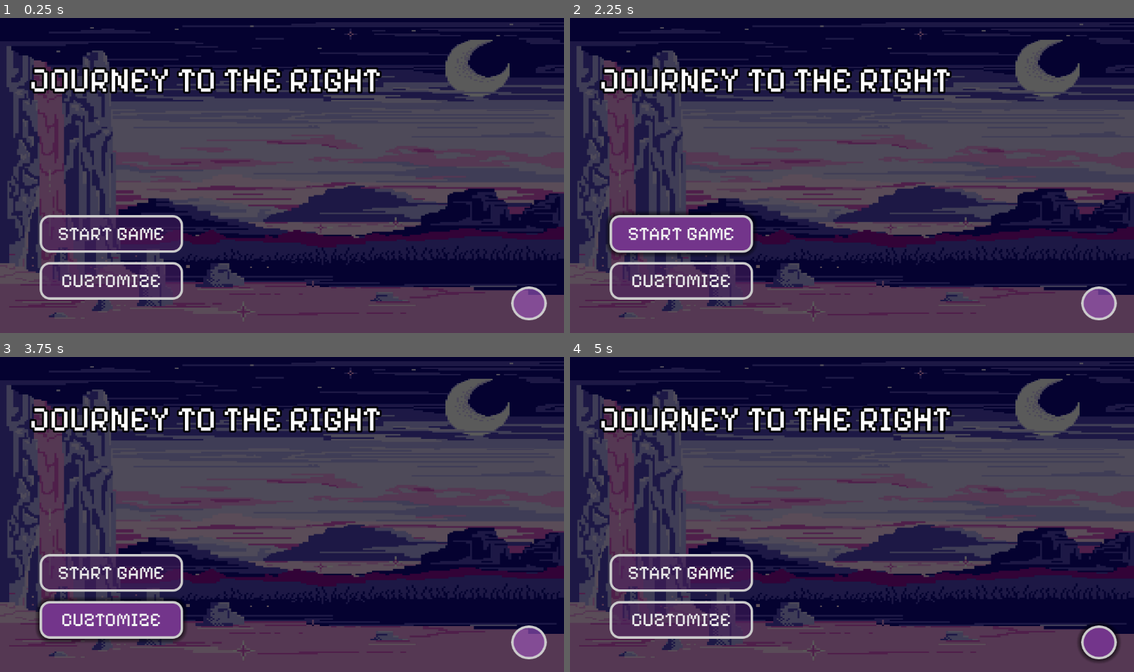
Above: before the commit, frames 1-4 (two rows, left to right).
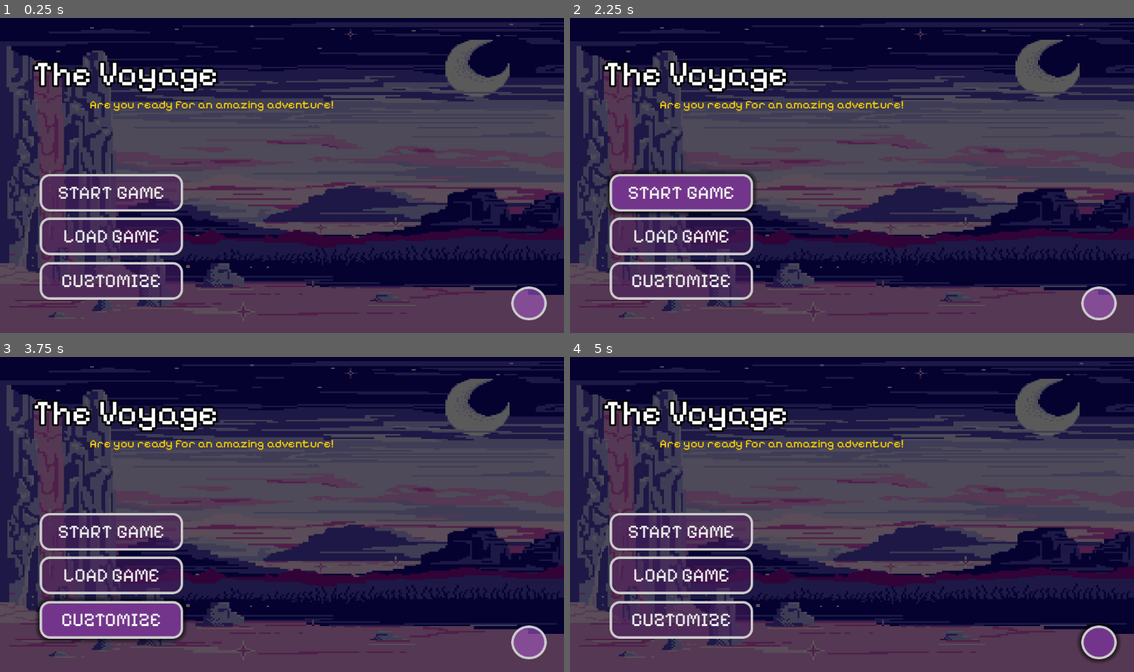
Above: after the commit, the same moments.

Repository: Sh4y-Cormac/MINI-IT-PROJECT-2-10
Game: Godot game, scene res://GUI Stuff/StartMenu.tscn
The game is run twice, just before and just after one commit, with the same random seed, the same clock (stepped at 60 frames per second) and the same inputs.
Inputs (mouse positions are in pixels of both pictures, inside the frame that each line leads up to):
- Up to frame 1 (0.25 s): no input
- Up to frame 2 (2.25 s): click (1100, 304) at 0.5 s; click (682, 235) at 1.25 s, where only the run after the commit has a clickable "LOAD GAME"; click "START GAME" at 2 s
- Up to frame 3 (3.75 s): click "START GAME" at 2.75 s; click "CUZTOMIZE" at 3.5 s
- Up to frame 4 (5 s): click (1100, 643) at 4.25 s

The runs differ from the first frame. In frame 1, 7.0% of the frame differs, in the area x 5-68%, y 13-76%; in frame 2, 11%; in frame 3, 7.0%; in frame 4, 7.0%.

Commit message:
Start Menu
Added Load Button

Diff:
--- a/GUI Stuff/StartMenu.tscn
+++ b/GUI Stuff/StartMenu.tscn
@@ -102,21 +102,32 @@
 grow_vertical = 2
 theme_override_styles/panel = SubResource("StyleBoxTexture_aeyej")
 
+[node name="Label2" type="Label" parent="."]
+layout_mode = 0
+offset_left = 183.0
+offset_top = 166.0
+offset_right = 681.0
+offset_bottom = 196.0
+theme_override_colors/font_color = Color(0.974205, 0.820676, 0, 1)
+theme_override_fonts/font = ExtResource("2_aeyej")
+theme_override_font_sizes/font_size = 25
+text = "Are you ready for an amazing adventure!"
+
 [node name="Label" type="Label" parent="."]
 layout_mode = 1
 anchors_preset = 5
 anchor_left = 0.5
 anchor_right = 0.5
-offset_left = -516.0
-offset_top = 89.0
-offset_right = 204.0
-offset_bottom = 174.0
+offset_left = -509.0
+offset_top = 76.0
+offset_right = -85.0
+offset_bottom = 165.0
 grow_horizontal = 2
 theme_override_constants/outline_size = 15
 theme_override_constants/shadow_outline_size = 10
 theme_override_fonts/font = ExtResource("2_aeyej")
 theme_override_font_sizes/font_size = 70
-text = "JOURNEY TO THE RIGHT"
+text = "The Voyage"
 
 [node name="Button" type="Button" parent="."]
 layout_mode = 0
@@ -132,9 +143,9 @@
 [node name="Button2" type="Button" parent="."]
 layout_mode = 2
 offset_left = 81.0
-offset_top = 407.0
+offset_top = 323.0
 offset_right = 374.0
-offset_bottom = 484.0
+offset_bottom = 400.0
 size_flags_vertical = 3
 theme_override_colors/font_hover_pressed_color = Color(0.912289, 0.912289, 0.912289, 1)
 theme_override_colors/font_color = Color(0.912289, 0.912289, 0.912289, 1)
@@ -149,6 +160,7 @@
 text = "START GAME"
 
 [node name="Button3" type="Button" parent="."]
+layout_mode = 0
 offset_left = 81.0
 offset_top = 503.0
 offset_right = 374.0
@@ -166,12 +178,30 @@
 theme_override_styles/normal = SubResource("StyleBoxFlat_8s7a6")
 text = "CUZTOMIZE"
 
+[node name="Button4" type="Button" parent="."]
+offset_left = 81.0
+offset_top = 412.0
+offset_right = 374.0
+offset_bottom = 489.0
+size_flags_vertical = 3
+theme_override_colors/font_hover_pressed_color = Color(0.912289, 0.912289, 0.912289, 1)
+theme_override_colors/font_color = Color(0.912289, 0.912289, 0.912289, 1)
+theme_override_colors/font_focus_color = Color(0.912289, 0.912289, 0.912289, 1)
+theme_override_colors/font_pressed_color = Color(0.912289, 0.912289, 0.912289, 1)
+theme_override_fonts/font = ExtResource("2_aeyej")
+theme_override_font_sizes/font_size = 39
+theme_override_styles/focus = SubResource("StyleBoxEmpty_jp6q8")
+theme_override_styles/hover = SubResource("StyleBoxFlat_hif8q")
+theme_override_styles/pressed = SubResource("StyleBoxFlat_aeyej")
+theme_override_styles/normal = SubResource("StyleBoxFlat_8s7a6")
+text = "LOAD GAME"
+
 [node name="Clicking And Hovering" type="AudioStreamPlayer2D" parent="."]
 stream = ExtResource("4_rpgdu")
 
 [node name="AudioStreamPlayer" type="AudioStreamPlayer" parent="."]
 stream = ExtResource("5_rpgdu")
-volume_db = -15.0
+volume_db = -20.0
 autoplay = true
 
 [connection signal="mouse_entered" from="Button" to="." method="_on_button_mouse_entered"]
@@ -180,3 +210,7 @@
 [connection signal="pressed" from="Button2" to="." method="_on_button_2_pressed"]
 [connection signal="mouse_entered" from="Button3" to="." method="_on_button_3_mouse_entered"]
 [connection signal="pressed" from="Button3" to="." method="_on_button_3_pressed"]
+[connection signal="mouse_entered" from="Button4" to="." method="_on_button_4_mouse_entered"]
+[connection signal="mouse_entered" from="Button4" to="." method="_on_button_2_mouse_entered"]
+[connection signal="pressed" from="Button4" to="." method="_on_button_2_pressed"]
+[connection signal="pressed" from="Button4" to="." method="_on_button_4_pressed"]
--- a/GUI Stuff/start_menu.gd
+++ b/GUI Stuff/start_menu.gd
@@ -19,3 +19,9 @@
 
 func _on_button_3_mouse_entered() -> void:
 	$"Clicking And Hovering".play()
+
+func _on_button_4_pressed() -> void:
+	$"Clicking And Hovering".play()
+
+func _on_button_4_mouse_entered() -> void:
+	$"Clicking And Hovering".play()
